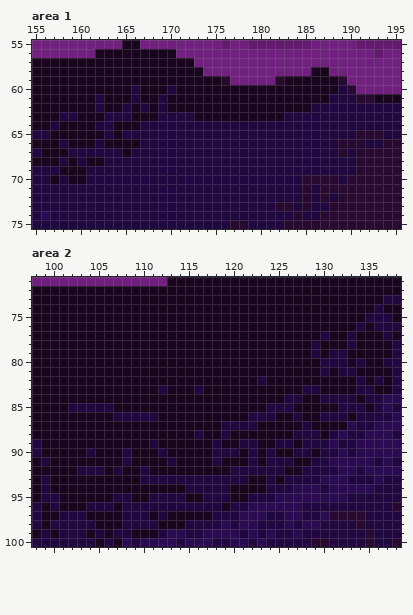
File history of a pixel-art file, Drillbird_sprites/Environment/Home/workfile_background_space.aseprite. Above is the file before it was changed.
512x256 pixels, 1 frame. Colours within 5 levels of each other are drawn and written as one. Shown: area 1: x 155..195, y 55..75; area 2: x 98..138, y 71..100. The commit also changed other parts of the picture, which this record leaves out.
New version:
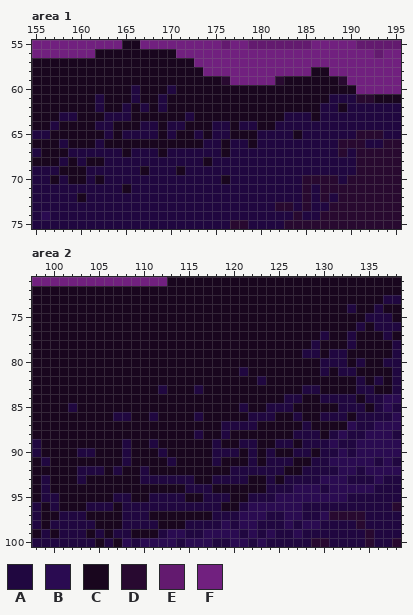
Palette (. is transparent): A #200740  B #2a0b51  C #19061e  D #280930  E #631a6f  F #71207f
Change:
Area 1, layer "Layer":
Colour A becomes colour C in row 60 at x 189; in row 62 at x 186 and 189; in row 63 at x 169 to 171 and 186; in row 64 at x 169, 172 to 174, 177 and 180 to 181; in row 65 at x 169, 171 to 172, 174, 177 to 179 and 184; in row 66 at x 167 to 173, 176 and 179.
Colour A becomes colour C in row 67 at x 169 and 176; in row 68 at x 174; in row 69 at x 167 and 171; in row 70 at x 162 and 176; in row 71 at x 165; in row 72 at x 160.
Colour D becomes colour C in row 60 at x 190.
Area 2, layer "Layer":
Colour C becomes colour A in row 74 at x 133; in row 79 at x 128; in row 81 at x 121; in row 85 at x 121; in row 86 at x 116; in row 89 at x 108.
Colour C becomes colour A in row 90 at x 103; in row 93 at x 103.
Colour A becomes colour C in row 85 at x 103 to 106; in row 86 at x 109 to 110; in row 93 at x 116 to 117; in row 94 at x 118 to 119; in row 96 at x 120; in row 97 at x 112.
